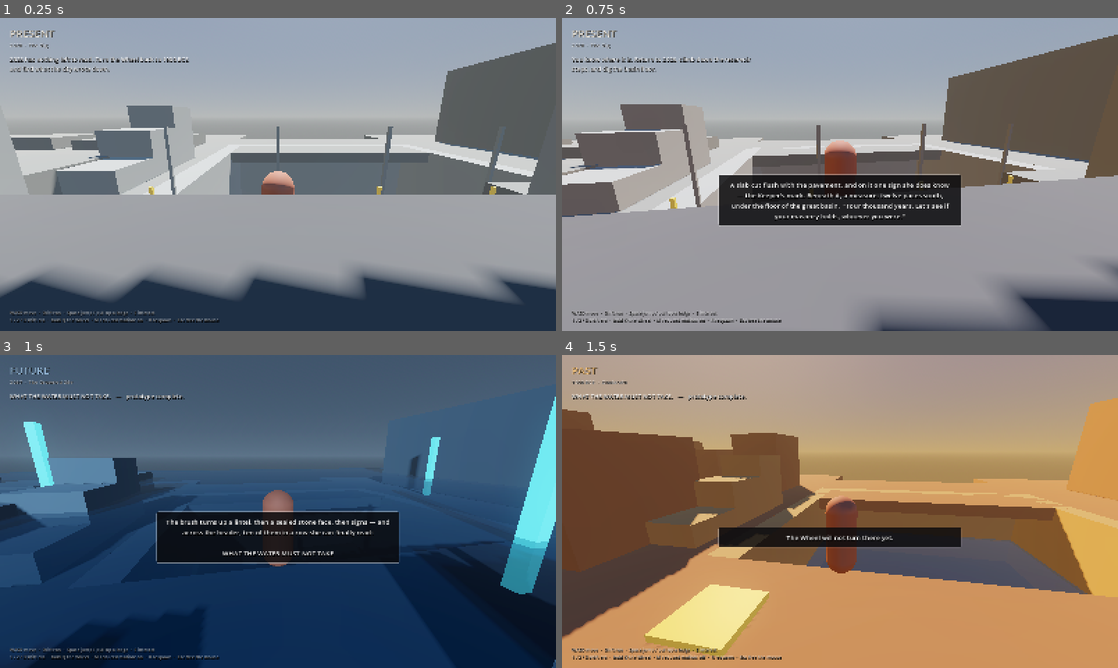
Above: before the commit, frames 1-4 (two rows, left to right).
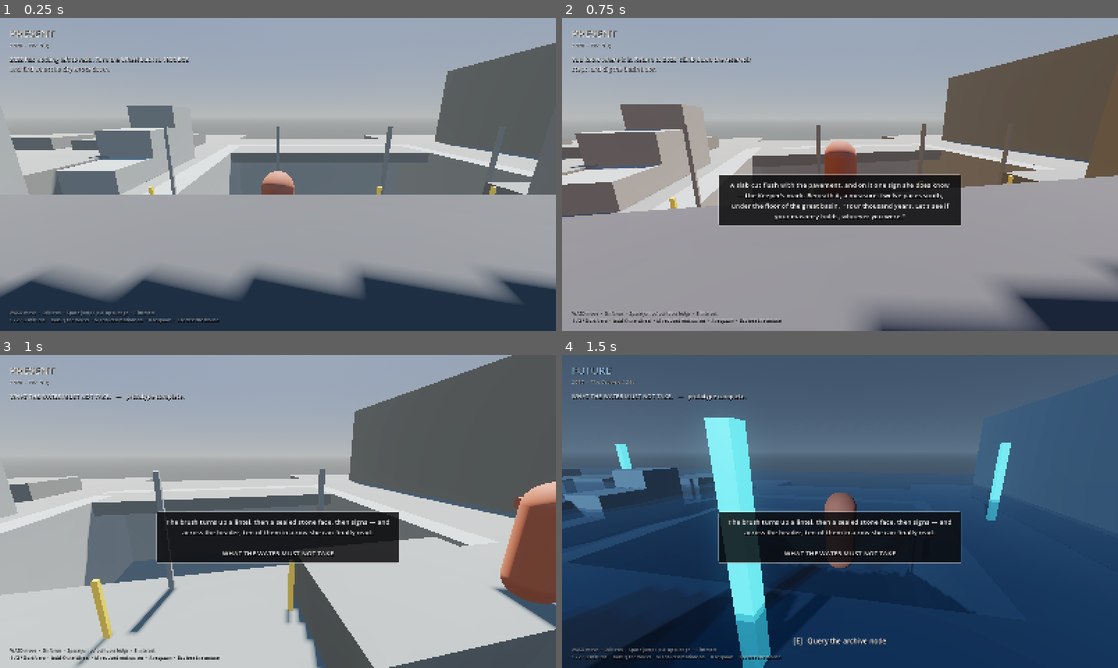
Above: after the commit, the same moments.

Repository: NatchsolutionsAdmin/Kaalchakra
Game: Godot game, scene res://scenes/dev/SmokeTest.tscn
The game is run twice, just before and just after one commit, with the same random seed, the same clock (stepped at 60 frames per second) and the same inputs. This scene is started directly instead of the project's main scene.
Inputs (mouse positions are in pixels of both pictures, inside the frame that each line leads up to):
- Up to frame 1 (0.25 s): no input
- Up to frame 2 (0.75 s): move the mouse to (867, 174) at 0.52 s; hold W (move_forward) from 0.53 s (still down); tap Space (jump) at 0.6 s
- Up to frame 3 (1 s): keep holding W (move_forward); tap Space (jump) at 0.77 s
- Up to frame 4 (1.5 s): keep holding W (move_forward); tap Space (jump) at 1.07 s; move the mouse to (812, 511) at 1.27 s; tap 3 (era_future) at 1.35 s

Frames 1-2 are identical in both runs. In frame 3, 93% of the frame differs, in the area x 0-100%, y 0-100%; in frame 4, 98%.

Commit message:
Smoke test: cover walking, jumping and the ledge climb; ease the fog

Diff:
--- a/game/scripts/dev/smoke_test.gd
+++ b/game/scripts/dev/smoke_test.gd
@@ -129,6 +129,46 @@
 	var warden := _main.get_node("NorthGate/Future/WardenNode") as Interactable
 	_ok("WARDEN belongs to 2087", warden.era == Era.Id.FUTURE)
 
+	print("\n-- she actually moves --")
+	TimeShift.request_shift(Era.Id.PRESENT)
+	await _settle(4)
+	player.global_position = Vector3(-10, 1.0, -26)
+	player.velocity = Vector3.ZERO
+	await _settle(20)
+	var before := player.global_position
+	Input.action_press("move_forward")
+	await _settle(45)
+	Input.action_release("move_forward")
+	var walked := before.distance_to(player.global_position)
+	_ok("holding W walks her", walked > 1.5, "moved %.2f m" % walked)
+
+	player.velocity = Vector3.ZERO
+	await _settle(20)
+	var standing := player.global_position.y
+	Input.action_press("jump")
+	await _settle(2)
+	Input.action_release("jump")
+	await _settle(8)
+	_ok("Space gets her off the ground", player.global_position.y > standing + 0.4,
+		"y %.2f -> %.2f" % [standing, player.global_position.y])
+	await _settle(40)
+
+	print("\n-- the ledge climb --")
+	var model := player.get("model") as Node3D
+	player.global_position = Vector3(8.5, 0.1, -22.0)
+	player.velocity = Vector3.ZERO
+	player.set("_facing", PI)
+	model.rotation.y = PI
+	await _settle(25)
+	var foot := player.global_position.y
+	Input.action_press("jump")
+	await _settle(2)
+	Input.action_release("jump")
+	await _settle(45)
+	_ok("she pulls herself onto the 1.1 m ledge",
+		player.global_position.y > foot + 0.8,
+		"y %.2f -> %.2f" % [foot, player.global_position.y])
+
 	print("\n-- era lighting --")
 	var lighting := _main.get_node("EraLighting")
 	var sun := lighting.get("sun") as DirectionalLight3D
